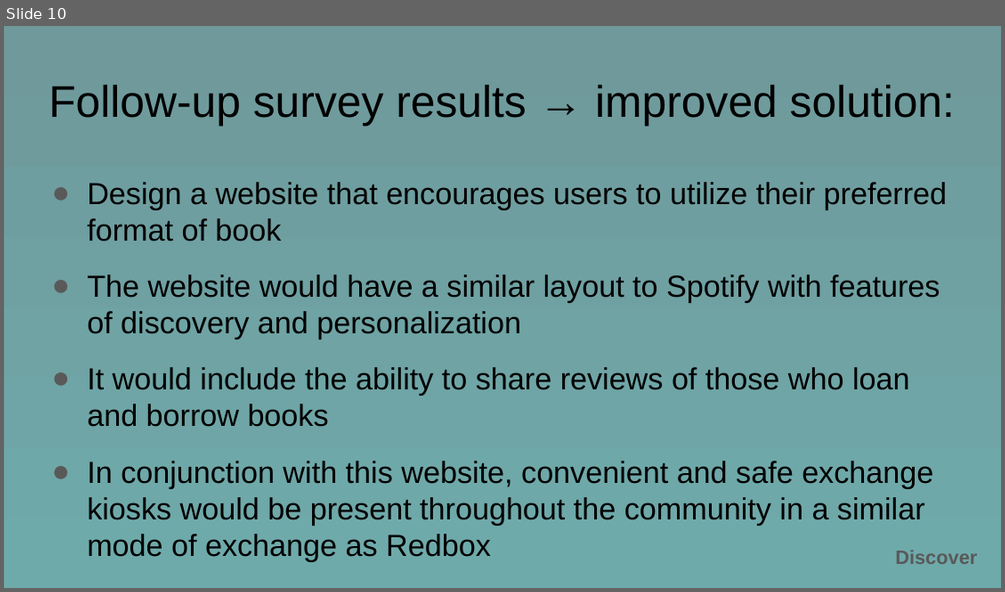
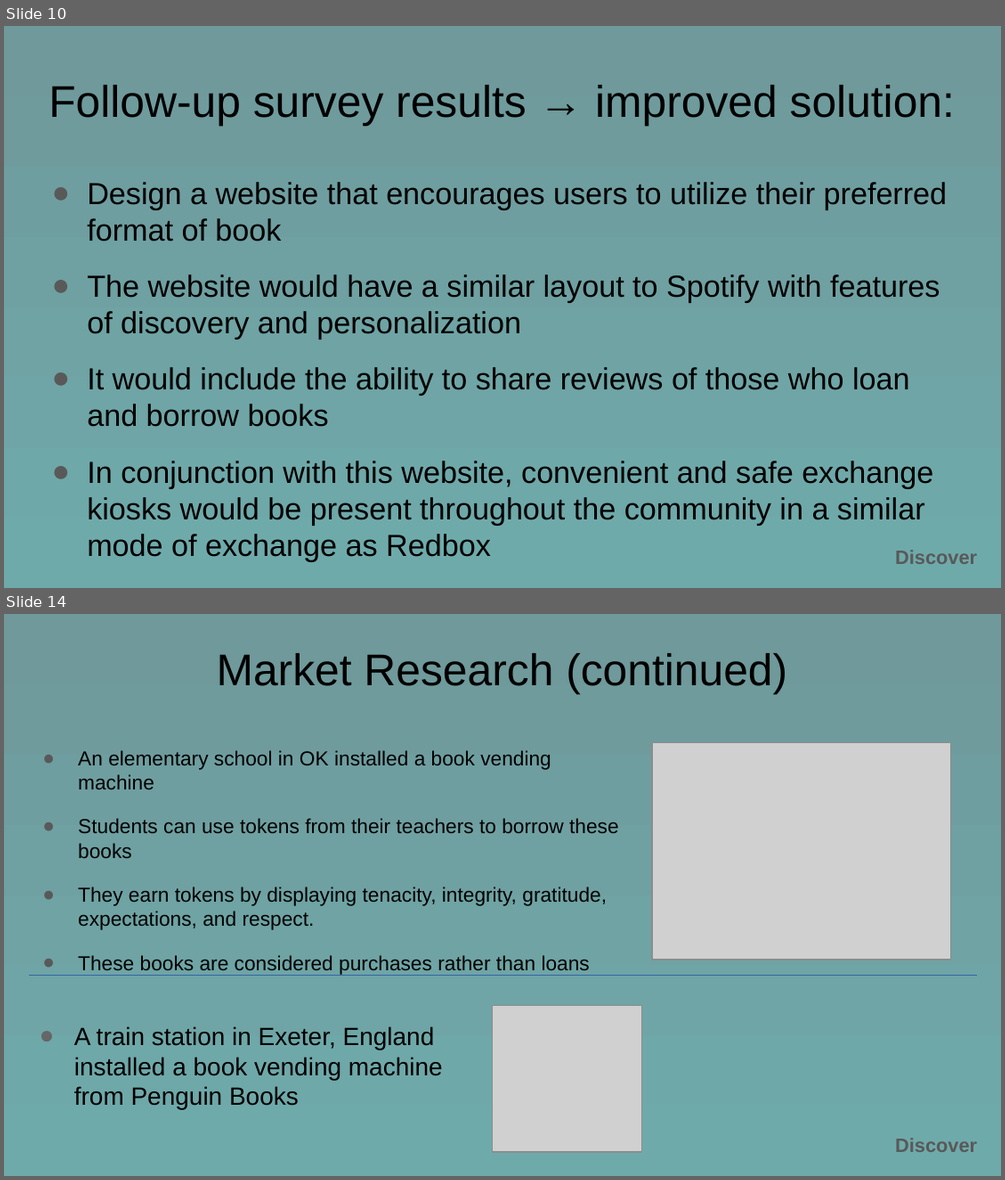
Before and after one commit to hlarkins/Book-Bay, a slide deck: BookBay.pptx. Shown one above the other, each under a label of ours: slide 10 before the commit, slides 10 and 14 after it; the slides between them are not shown. The pictures are 1005x592 and 1005x1180 pixels, drawn with LibreOffice and Linux fonts; fonts in the diff are those of the drawing; grey boxes stand for pictures. Boxes give left, top, right and bottom in pixels: in the first picture for what was removed or moved away, otherwise in the second. Text is boxed around its words. In the diff, an @@ line names an element or a change of style, - is before the commit and + after.

Commit message:
Add files via upload
UX2 Project - Book Bay - Final Draft

```diff
--- a/BookBay.pptx
+++ b/BookBay.pptx
@@ slide 14 added at <box>4,614,1001,1176</box>, background gradient #6F999B to #6FAAAB @@
@@ title added at <box>217,653,787,694</box>, 32 pt, text #000000 @@
+Market Research (continued)
@@ picture added at <box>652,742,951,959</box> @@
@@ text added at <box>78,750,619,974</box>, 14.6 pt, text #000000 @@
+● An elementary school in OK installed a book vending machine
+● Students can use tokens from their teachers to borrow these books
+● They earn tokens by displaying tenacity, integrity, gratitude, expectations, and respect.
+● These books are considered purchases rather than loans
@@ line added from (29, 974) to (976, 974), #3465A4 0 pt @@
@@ picture added at <box>493,1005,642,1152</box> @@
@@ text added at <box>74,1026,443,1109</box>, 18 pt, text #000000 @@
+● A train station in Exeter, England installed a book vending machine from Penguin Books
@@ text added at <box>895,1137,977,1152</box>, 14 pt, text #595959, bold @@
+Discover
```
Also in this commit, not shown: 6 slides changed, 4 other slides added, 1 slide removed.
